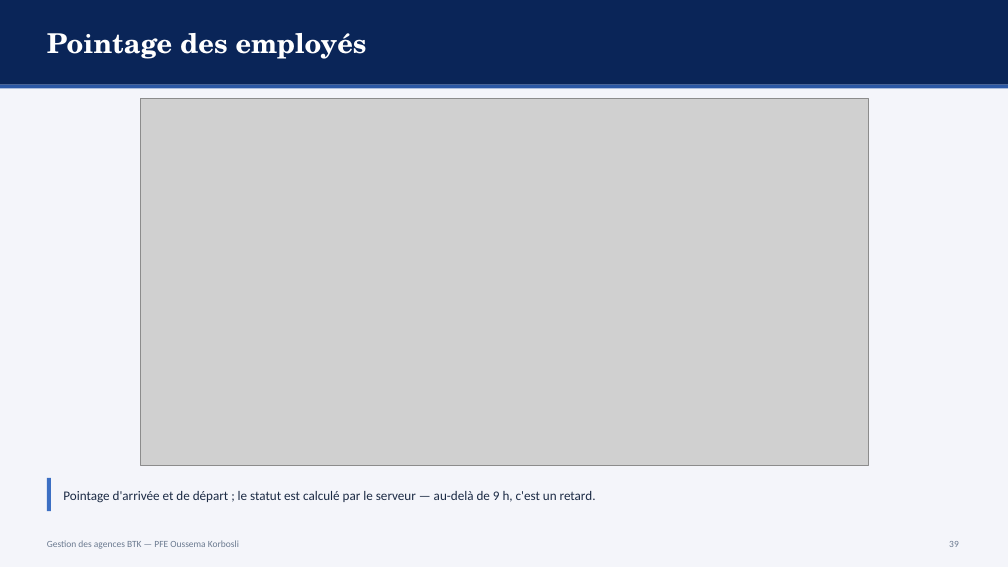
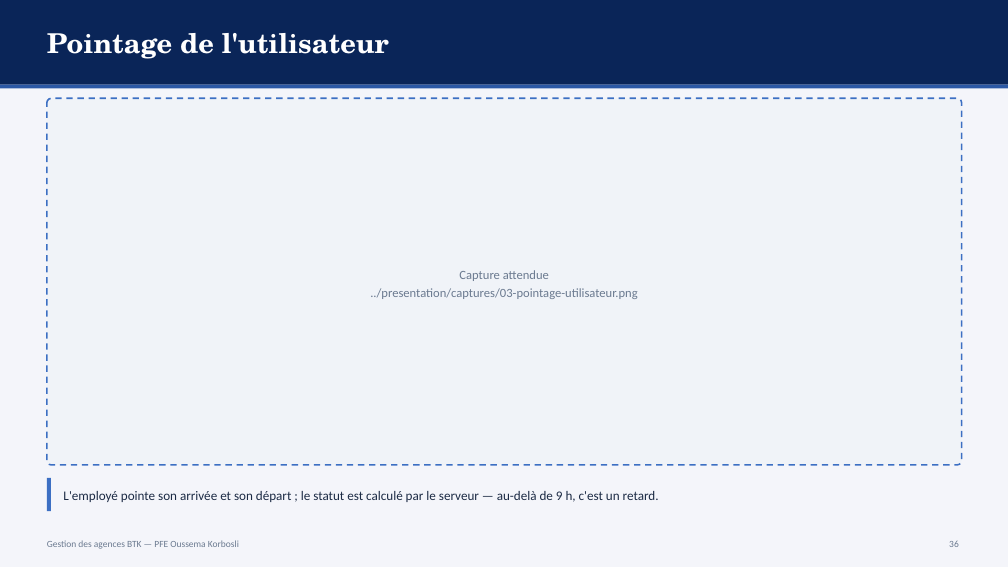
Before and after one commit to ZizouX0/oussema_korbosli, a slide deck: slide 36 of presentation/Soutenance_PFE_Oussema_Korbosli.pptx (slide 39 before the commit). Drawn at 1008x567 pixels with LibreOffice and Linux fonts; fonts in the diff are those of the drawing; grey boxes stand for pictures. Boxes give left, top, right and bottom in pixels: in the first picture for what was removed or moved away, otherwise in the second. Text is boxed around its words. In the diff, an @@ line names an element or a change of style, - is before the commit and + after.

```diff
--- a/presentation/Soutenance_PFE_Oussema_Korbosli.pptx
+++ b/presentation/Soutenance_PFE_Oussema_Korbosli.pptx
@@ text at (47,33,389,59): text changed @@
-Pointage des employés
+Pointage de l'utilisateur
@@ rounded rectangle added at (47,98,962,465), fill #F0F3F8, outline #3C6FC3 1.5 pt dashed @@
@@ picture removed at (140,98,868,465) @@
@@ text added at (370,270,638,299), 12 pt, text #6B7A90 @@
+Capture attendue
+../presentation/captures/03-pointage-utilisateur.png
@@ text at (63,491,659,502): text changed @@
-Pointage d'arrivée et de départ ; le statut est calculé par le serveur — au-delà de 9 h, c'est un retard.
+L'employé pointe son arrivée et son départ ; le statut est calculé par le serveur — au-delà de 9 h, c'est un retard.
```
Also in this commit, not shown: 8 other slides changed, 1 slide added, 3 slides removed, 7 other files.
